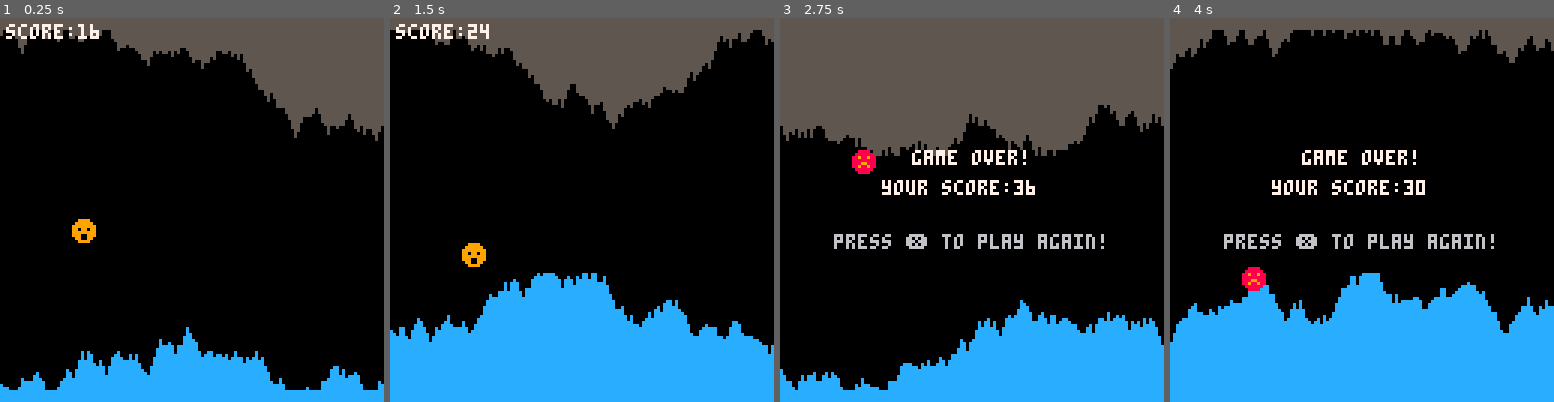
Above: before the commit, frames 1-4 (left to right).
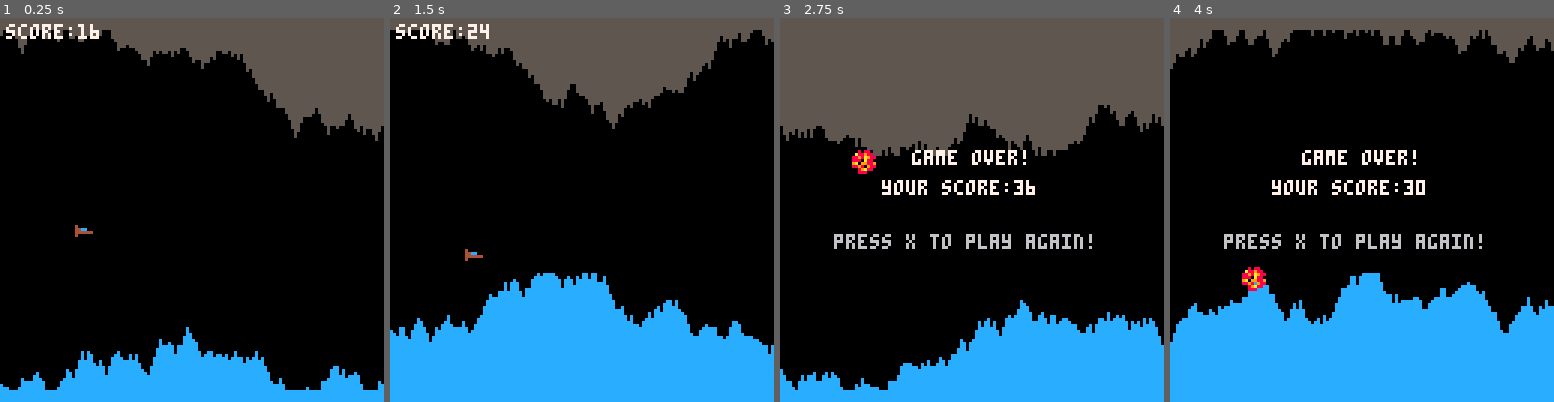
Above: after the commit, the same moments.

Repository: mla133/pico-8
Game: PICO-8 cartridge carts/cave_diver.p8
Two runs of this game, one before a commit and one after it. Both use one fixed random seed, a clock stepped at 60 frames per second and the inputs below.
Inputs:
- Up to frame 1 (0.25 s): no input
- Up to frame 2 (1.5 s): tap X (X key) at 0.33, 1.07 s
- Up to frame 3 (2.75 s): tap X (X key) at 1.85 s; hold Up 2.15-2.42 s
- Up to frame 4 (4 s): tap X (X key) at 2.97 s

The runs differ from the first frame. In frame 1, 0.3% of the frame differs, in the area x 18-25%, y 52-59%; in frame 2, 0.3%; in frame 3, 1.0%, in the area x 18-85%, y 34-61%; in frame 4, 1.0%.

Commit message:
Updated player sprite to look like a small spaceship.

Diff:
--- a/carts/cave_diver.p8
+++ b/carts/cave_diver.p8
@@ -27,7 +27,7 @@
   if (game_over) then
     print("game over!",44,44,7)
     print("your score:"..player.score,34,54,7)
-    print("press ❎ to play again!",18,72,6)
+    print("press x to play again!",18,72,6)
   else
     print("score:"..player.score,2,2,7)
   end
@@ -116,144 +116,144 @@
   end
 end
 __gfx__
-00000000009999000099990000888800000000000000000000000000000000000000000000000000000000000000000000000000000000000000000000000000
-00000000099999900999999008888880000000000000000000000000000000000000000000000000000000000000000000000000000000000000000000000000
-00700700990990999999999988988988000000000000000000000000000000000000000000000000000000000000000000000000000000000000000000000000
-00077000999999999909909988888888000000000000000000000000000000000000000000000000000000000000000000000000000000000000000000000000
-00077000990000999999999988899888000000000000000000000000000000000000000000000000000000000000000000000000000000000000000000000000
-00700700999009999990099988988988000000000000000000000000000000000000000000000000000000000000000000000000000000000000000000000000
-00000000099999900990099008888880000000000000000000000000000000000000000000000000000000000000000000000000000000000000000000000000
-00000000009999000099990000888800000000000000000000000000000000000000000000000000000000000000000000000000000000000000000000000000
-…(133 lines of a section not shown)…
+00000000000000000000000000808800000000000000000000000000000000000000000000000000000000000000000000000000000000000000000000000000
+0000000090000000000000000a889880000000000000000000000000000000000000000000000000000000000000000000000000000000000000000000000000
+0070070004000000040000008898a988000000000000000000000000000000000000000000000000000000000000000000000000000000000000000000000000
+00077000044cc000044cc0008880a880000000000000000000000000000000000000000000000000000000000000000000000000000000000000000000000000
+0007700094444440044444409a099889000000000000000000000000000000000000000000000000000000000000000000000000000000000000000000000000
+00700700040000000400000088980988000000000000000000000000000000000000000000000000000000000000000000000000000000000000000000000000
+0000000090000000000000000089a880000000000000000000000000000000000000000000000000000000000000000000000000000000000000000000000000
+00000000000000000000000000888000000000000000000000000000000000000000000000000000000000000000000000000000000000000000000000000000
+…(133 lines of a section not shown)…
